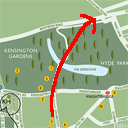
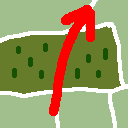
Layered file, before and after one edit (128 x 128). Changes by layer:
hid "圖層 1", moved it above "圖層 3" over <box>0,0,128,128</box>
hid "圖層 3", opacity 100% → 61% over <box>50,14,96,117</box>
added layer "圖層 7" above "圖層 8" over <box>49,5,95,116</box>
added layer "圖層 8" above "圖層 6" over <box>12,43,108,79</box>
added layer "圖層 6" above "圖層 5" over <box>0,0,128,128</box>
added layer "圖層 5" above "圖層 4" over <box>0,25,126,97</box>
added layer "圖層 4" above "背景" over <box>0,0,128,128</box>
